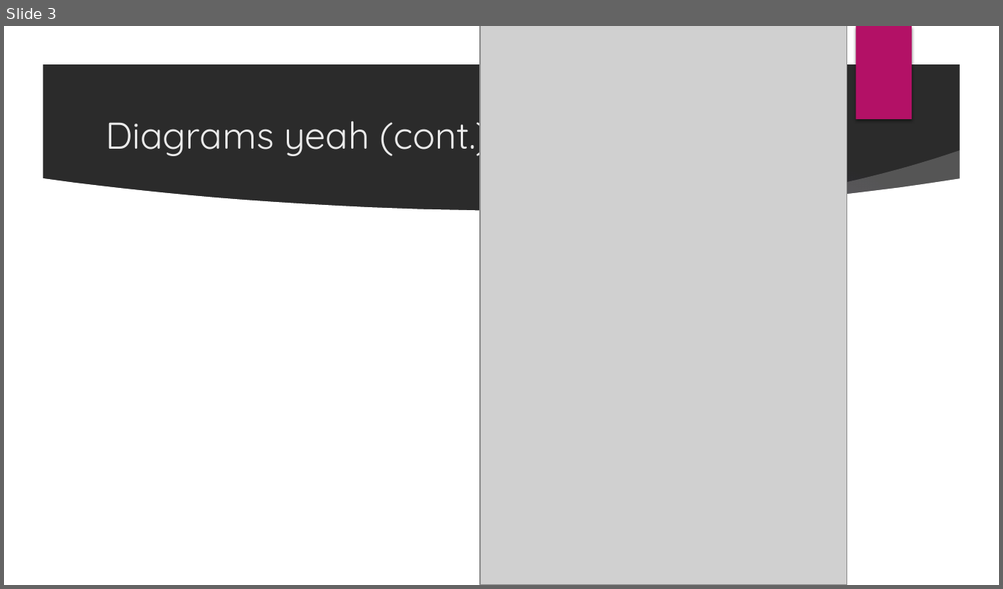
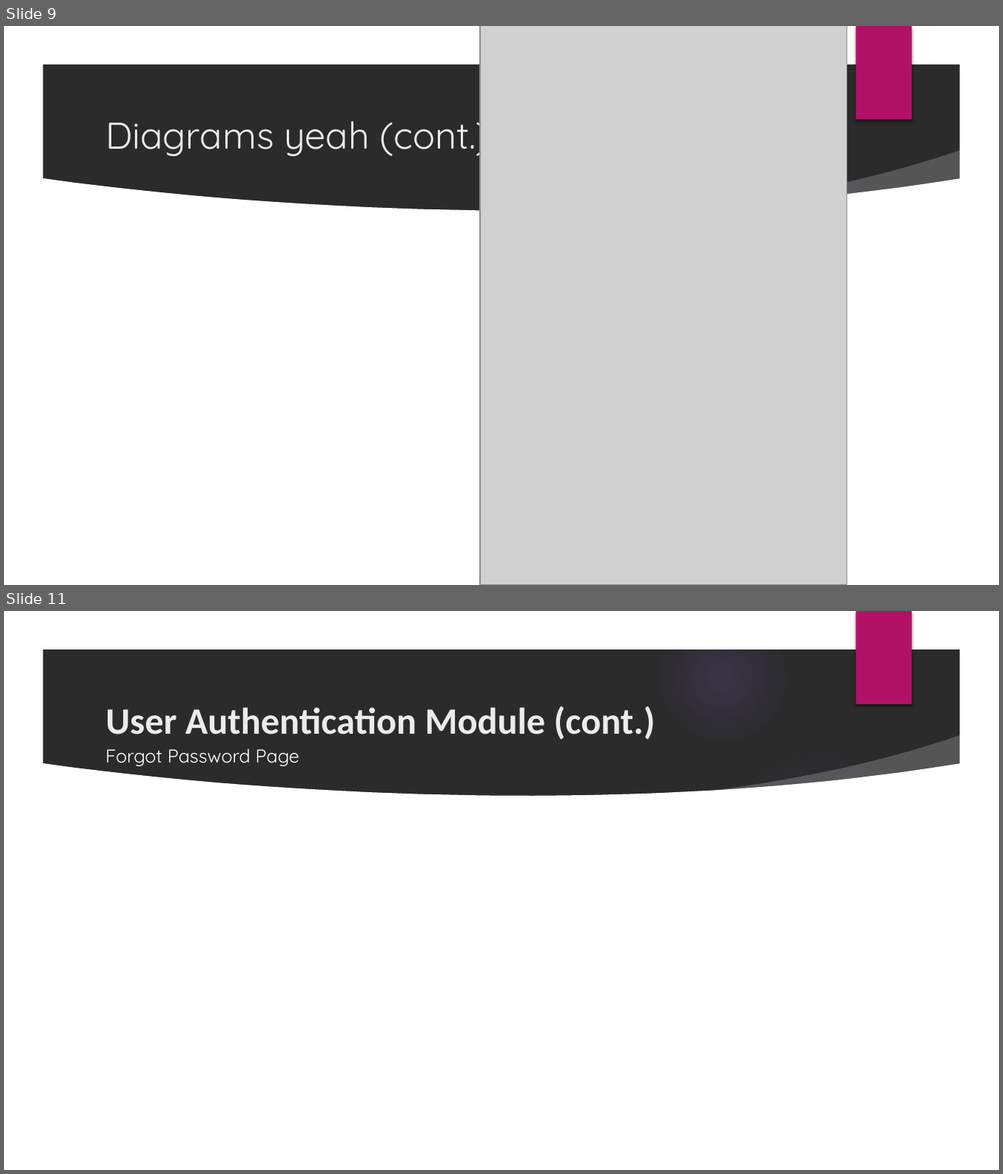
Before and after one commit to old-account-dont-use/CSET-120-FinalProject, a slide deck: docs/Presentation.pptx. Shown one above the other, each under a label of ours: slide 3 before the commit, slides 9 and 11 after it; the slides between them are not shown. The pictures are 1003x589 and 1003x1174 pixels, drawn with LibreOffice and Linux fonts; fonts in the diff are those of the drawing; grey boxes stand for pictures; background and template pictures are left out; a plain dark background stands for a picture behind light text. Boxes give left, top, right and bottom in pixels: in the first picture for what was removed or moved away, otherwise in the second. Text is boxed around its words. In the diff, an @@ line names an element or a change of style, - is before the commit and + after.

```diff
--- a/docs/Presentation.pptx
+++ b/docs/Presentation.pptx
@@ slide 11 added at [4,611,999,1170], background picture (left out); not listed: 9 template elements that a slide beside it also shows @@
@@ title added at [105,706,655,740], 36 pt, text #EBEBEB, bold @@
+User Authentication Module (cont.)
@@ text added at [105,749,299,766], 18 pt, text #FFFFFF @@
+Forgot Password Page
@@ what was slide 3 is now slide 9 @@
```
Also in this commit, not shown: 1 slide changed, 20 other slides added, 5 other files.
